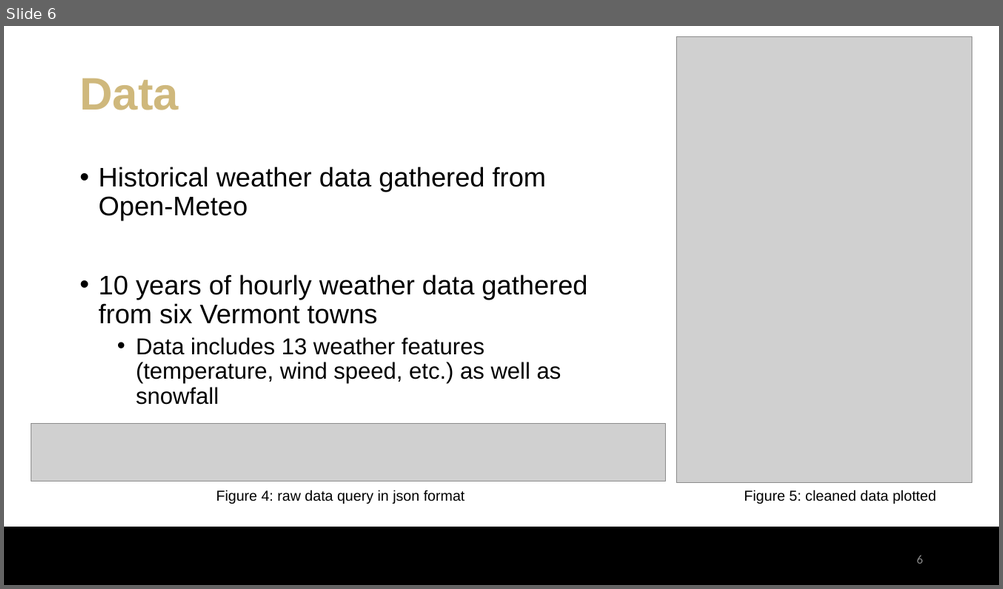
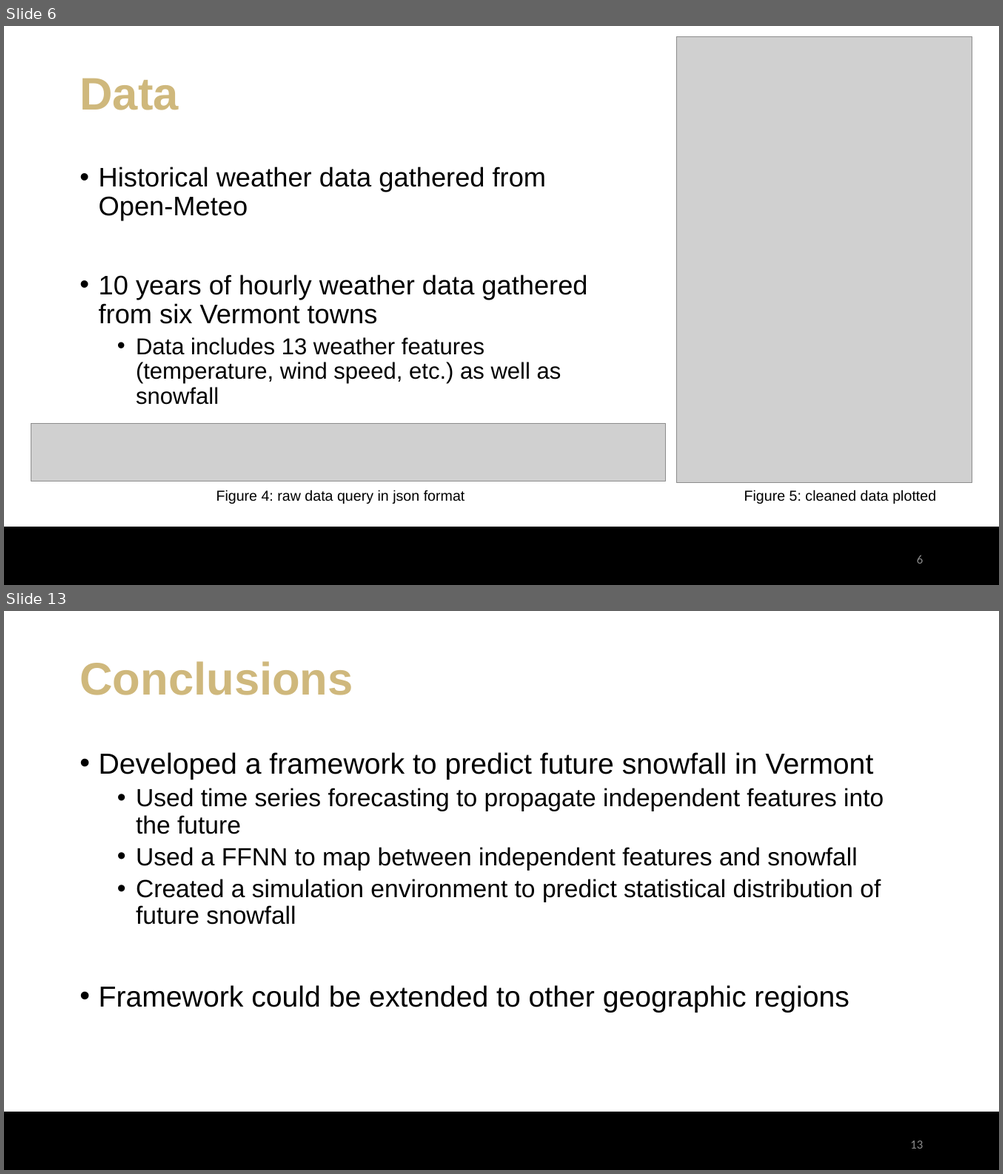
Before and after one commit to eli-kravitz/snowfall_prediction_vt, a slide deck: EliKravitz_ProjectPresentation.pptx. Shown one above the other, each under a label of ours: slide 6 before the commit, slides 6 and 13 after it; the slides between them are not shown. The pictures are 1003x589 and 1003x1174 pixels, drawn with LibreOffice and Linux fonts; fonts in the diff are those of the drawing; grey boxes stand for pictures; background and template pictures are left out. Boxes give left, top, right and bottom in pixels: in the first picture for what was removed or moved away, otherwise in the second. Text is boxed around its words. In the diff, an @@ line names an element or a change of style, - is before the commit and + after.

```diff
--- a/EliKravitz_ProjectPresentation.pptx
+++ b/EliKravitz_ProjectPresentation.pptx
@@ slide 13 added at (4,611,999,1170), background #FFFFFF; not listed: 3 template elements that a slide beside it also shows @@
@@ title added at (79,661,353,695), 44 pt, text #CFB87C, bold @@
+Conclusions
@@ text added at (99,752,883,1013), 24 pt, text #000000 @@
+• Developed a framework to predict future snowfall in Vermont
+  • Used time series forecasting to propagate independent features into the future
+  • Used a FFNN to map between independent features and snowfall
+  • Created a simulation environment to predict statistical distribution of future snowfall
+• Framework could be extended to other geographic regions
@@ page number added at (910,1141,922,1149), 12 pt, text #8C8C8C @@
+13
```
Also in this commit, not shown: 7 slides changed, 2 other slides added, 2 other files.
